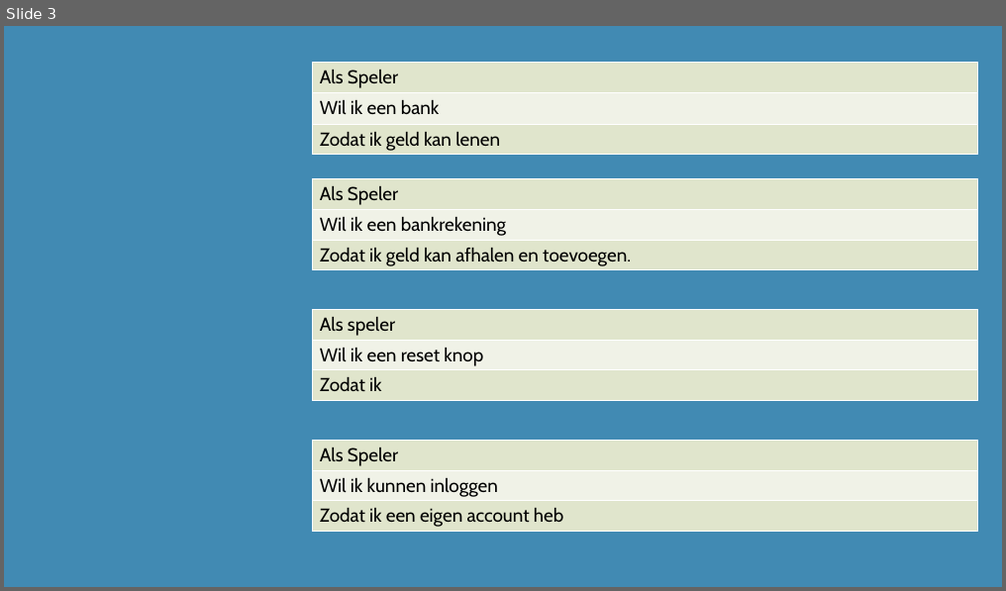
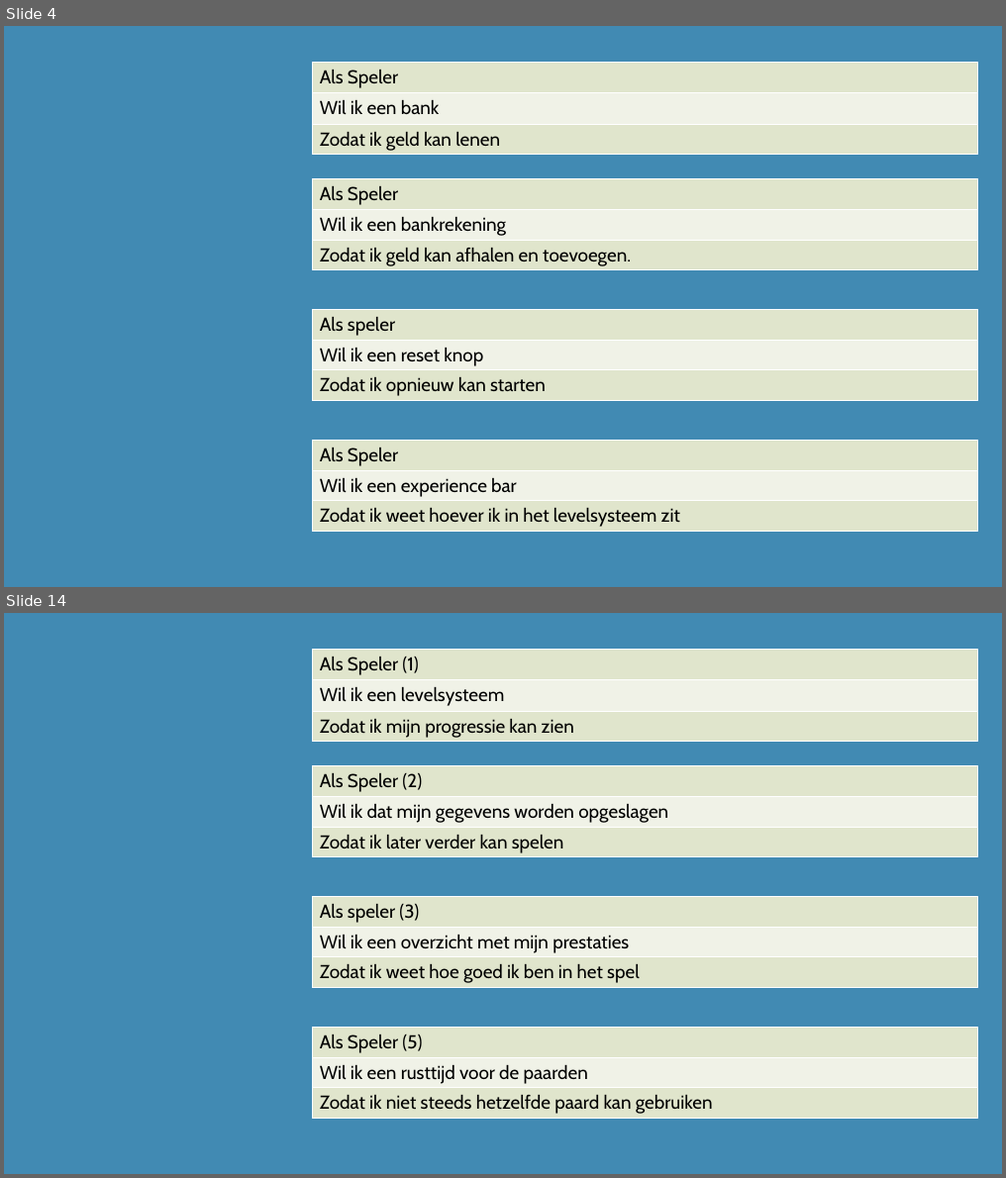
Before and after one commit to DiangeloHaaze/paardenrace, a slide deck: UserStories.pptx. Shown one above the other, each under a label of ours: slide 3 before the commit, slides 4 and 14 after it; the slides between them are not shown. The pictures are 1006x591 and 1006x1178 pixels, drawn with LibreOffice and Linux fonts; fonts in the diff are those of the drawing. Boxes give left, top, right and bottom in pixels: in the first picture for what was removed or moved away, otherwise in the second. Text is boxed around its words. In the diff, an @@ line names an element or a change of style, - is before the commit and + after.

```diff
--- a/UserStories.pptx
+++ b/UserStories.pptx
@@ slide 14 added at (x1=4, y1=613, x2=1002, y2=1174), background #418AB3 @@
@@ table added at (x1=313, y1=650, x2=978, y2=742), 3 rows, 1 columns @@
+Als Speler (1)
+Wil ik een levelsysteem
+Zodat ik mijn progressie kan zien
@@ table added at (x1=313, y1=766, x2=978, y2=858), 3 rows, 1 columns @@
+Als Speler (2)
+Wil ik dat mijn gegevens worden opgeslagen
+Zodat ik later verder kan spelen
@@ table added at (x1=313, y1=897, x2=978, y2=988), 3 rows, 1 columns @@
+Als speler (3)
+Wil ik een overzicht met mijn prestaties
+Zodat ik weet hoe goed ik ben in het spel
@@ table added at (x1=313, y1=1027, x2=978, y2=1118), 3 rows, 1 columns @@
+Als Speler (5)
+Wil ik een rusttijd voor de paarden
+Zodat ik niet steeds hetzelfde paard kan gebruiken
@@ what was slide 3 is now slide 4 @@
@@ slide 4 changed as well @@
@@ table at (x1=313, y1=310, x2=978, y2=401) @@
-row 3, column 1: Zodat ik
+row 3, column 1: Zodat ik opnieuw kan starten
@@ table at (x1=313, y1=440, x2=978, y2=531) @@
-row 2, column 1: Wil ik kunnen inloggen
+row 2, column 1: Wil ik een experience bar
-row 3, column 1: Zodat ik een eigen account heb
+row 3, column 1: Zodat ik weet hoever ik in het levelsysteem zit
```
Also in this commit, not shown: 1 other slide changed, 27 other slides added.
